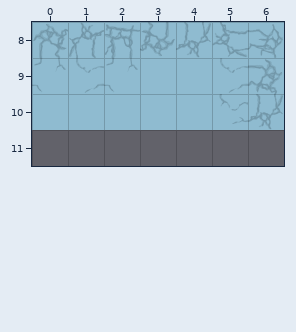
Two versions of a level (Tiled map, LD34/Assets/Assets/Levels/Lvl4/Lvl4_3.tmx). The first picture shows the starting point.
Cells are 200x200 px. Shown: x 0..6, y 8..11.
Once edited:
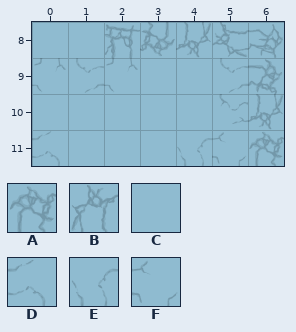
Key: from "Gonfli": A 8 turned 90 "Ground-Blocks1", B 11 turned 90 "Ground-Blocks4", C 12 "Ground-Blocks-Empty", D 13 turned 180 "Ground-Blocks-Soft1", E 13 turned 90 "Ground-Blocks-Soft1", F 14 turned 180 "Ground-Blocks-Soft2".
_ is an empty cell.
Changes in this commit:
{"where": "layer \"Calque de Tile 1\""}
{"y":8,"x":0,"old":"AB","new":"CC"}
{"y":11,"x":0,"old":"_______","new":"DCCCEFA"}
{"label":"changed","picture_box":[33,22,104,58]}
{"label":"added","picture_box":[32,130,284,166]}
